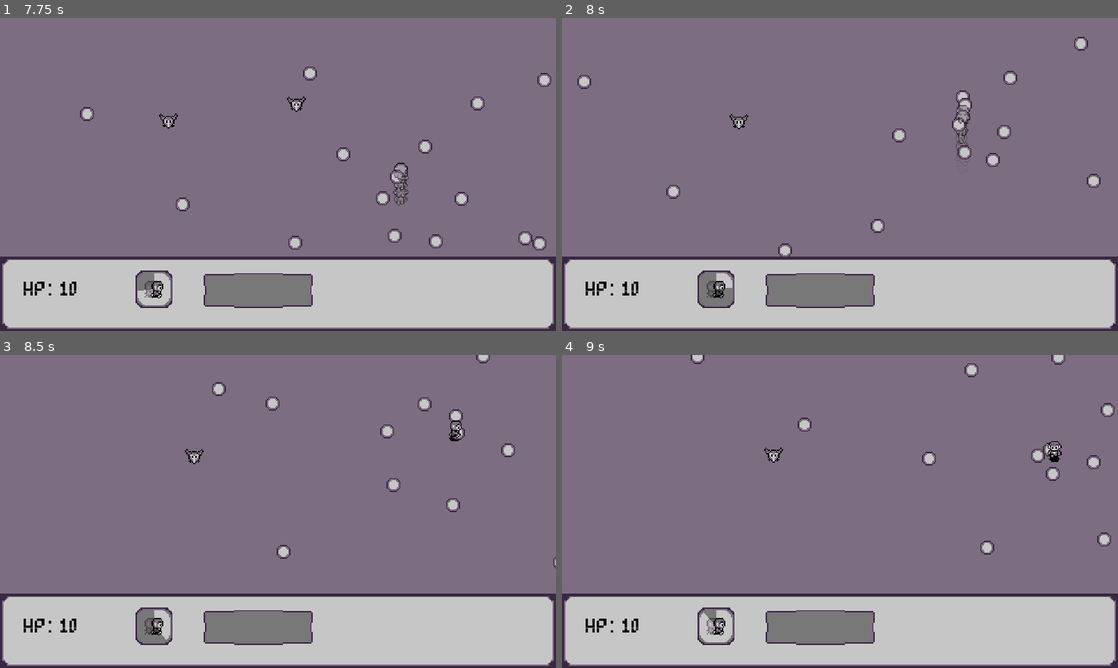
Above: before the commit, frames 1-4 (two rows, left to right).
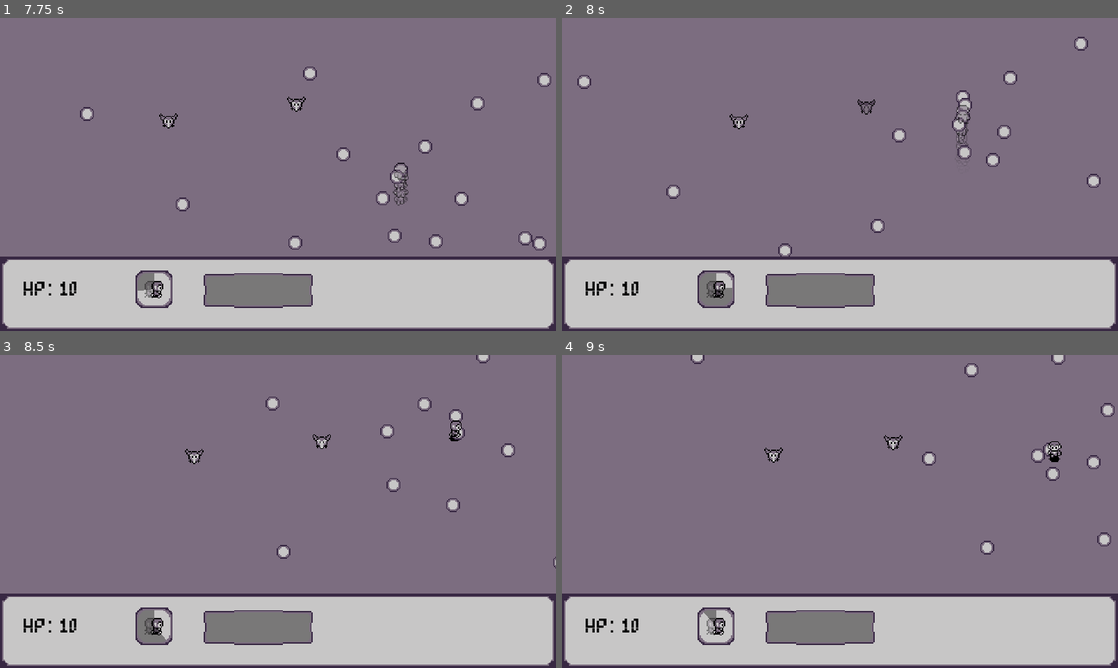
Above: after the commit, the same moments.

Repository: SantiagoBoscan07/Project-Cypher
Game: Godot game, scene res://Scenes/Menu/menu.tscn
Two runs of this game, one before a commit and one after it. Both use one fixed random seed, a clock stepped at 60 frames per second and the inputs below.
Inputs (mouse positions are in pixels of both pictures, inside the frame that each line leads up to):
- Up to frame 1 (7.75 s): click "Play Game" at 0.5 s; tap Enter at 1.25 s; move the mouse to (400, 158) at 1.27 s; hold Right (moveRight) 1.28-2.03 s; hold Shift (dash) 1.28-2.03 s; click (400, 158) at 1.42 s; move the mouse to (166, 190) at 2.02 s; hold Down (moveDown) 2.03-2.78 s; tap Shift (dash) at 2.1, 3.05, 3.8, 5.1, 6.8, 7.55 s; move the mouse to (333, 105) at 2.77 s; hold Right (moveRight) 2.78-3.53 s; hold E (decipher) 2.78-3.53 s; move the mouse to (250, 237) at 3.52 s; hold Up (moveUp) 3.53-4.28 s; tap Space (shoot) at 3.6 s; click (250, 237) at 3.67 s; move the mouse to (444, 221) at 4.27 s; hold Shift (dash) 4.28-5.03 s; hold Left (moveLeft) 4.28-5.78 s; tap Q (shuffle) at 4.35 s; move the mouse to (111, 127) at 5.02 s; move the mouse to (305, 174) at 5.77 s; hold Down (moveDown) 5.78-6.53 s; hold Shift (dash) 5.78-6.53 s; click (305, 174) at 5.92 s; move the mouse to (194, 96) at 6.52 s; hold Right (moveRight) 6.53-7.28 s; tap E (decipher) at 6.6 s; move the mouse to (400, 158) at 7.27 s; hold Up (moveUp) from 7.28 s (still down); hold Space (shoot) from 7.28 s (still down)
- Up to frame 2 (8 s): keep holding Up (moveUp); keep holding Space (shoot)
- Up to frame 3 (8.5 s): move the mouse to (166, 527) at 8.02 s; release Up (moveUp) at 8.03 s; release Space (shoot) at 8.03 s; hold Right (moveRight) from 8.03 s (still down); tap Q (shuffle) at 8.1 s; click (166, 527) at 8.17 s; tap Shift (dash) at 8.3 s
- Up to frame 4 (9 s): move the mouse to (895, 442) at 8.77 s; release Right (moveRight) at 8.78 s; hold Down (moveDown) from 8.78 s (still down); hold Shift (dash) from 8.78 s (still down)

Frame 1 is identical in both runs. In frame 2, less than 0.1% of the frame differs, in the area x 53-57%, y 26-31%; in frame 3, 0.1%; in frame 4, 0.1%, in the area x 42-62%, y 20-31%.

Commit message:
Dash Attack and Cross enemies

Diff:
--- a/project-cypher/Scenes/Enemy/MovingEnemy.tscn
+++ b/project-cypher/Scenes/Enemy/MovingEnemy.tscn
@@ -51,6 +51,21 @@
 "flying": SubResource("Animation_jf1p2")
 }
 
+[sub_resource type="Animation" id="Animation_0cqpd"]
+length = 0.001
+tracks/0/type = "value"
+tracks/0/imported = false
+tracks/0/enabled = true
+tracks/0/path = NodePath("../..:modulate")
+tracks/0/interp = 1
+tracks/0/loop_wrap = true
+tracks/0/keys = {
+"times": PackedFloat32Array(0),
+"transitions": PackedFloat32Array(1),
+"update": 0,
+"values": [Color(1, 1, 1, 1)]
+}
+
 [sub_resource type="Animation" id="Animation_cqsdo"]
 resource_name = "flash"
 length = 0.2
@@ -65,21 +80,6 @@
 "transitions": PackedFloat32Array(1, 1),
 "update": 0,
 "values": [Color(0.486275, 0.427451, 0.501961, 0.784314), Color(1, 1, 1, 1)]
-}
-
-[sub_resource type="Animation" id="Animation_0cqpd"]
-length = 0.001
-tracks/0/type = "value"
-tracks/0/imported = false
-tracks/0/enabled = true
-tracks/0/path = NodePath("../..:modulate")
-tracks/0/interp = 1
-tracks/0/loop_wrap = true
-tracks/0/keys = {
-"times": PackedFloat32Array(0),
-"transitions": PackedFloat32Array(1),
-"update": 0,
-"values": [Color(1, 1, 1, 1)]
 }
 
 [sub_resource type="AnimationLibrary" id="AnimationLibrary_t6cel"]
@@ -171,6 +171,7 @@
 
 [node name="Health" type="Node" parent="Components/Misc"]
 script = ExtResource("4_wu48a")
+health = 5
 
 [node name="Hurt" type="Node" parent="Components/Misc" node_paths=PackedStringArray("health", "hurtbox")]
 script = ExtResource("5_2cdik")
--- a/project-cypher/Scenes/Player/player.tscn
+++ b/project-cypher/Scenes/Player/player.tscn
@@ -130,6 +130,21 @@
 states/Move/position = Vector2(653, 100)
 transitions = ["Start", "Idle", SubResource("AnimationNodeStateMachineTransition_n8ab7"), "Idle", "Move", SubResource("AnimationNodeStateMachineTransition_uj0tl"), "Move", "Idle", SubResource("AnimationNodeStateMachineTransition_n7msu")]
 
+[sub_resource type="Animation" id="Animation_7ujb7"]
+length = 0.001
+tracks/0/type = "value"
+tracks/0/imported = false
+tracks/0/enabled = true
+tracks/0/path = NodePath("../..:modulate")
+tracks/0/interp = 1
+tracks/0/loop_wrap = true
+tracks/0/keys = {
+"times": PackedFloat32Array(0),
+"transitions": PackedFloat32Array(1),
+"update": 0,
+"values": [Color(1, 1, 1, 1)]
+}
+
 [sub_resource type="Animation" id="Animation_wq2fd"]
 resource_name = "flash"
 length = 0.5
@@ -147,21 +162,6 @@
 "values": [Color(0.486275, 0.427451, 0.501961, 0.784314), Color(1, 1, 1, 1)]
 }
 
-[sub_resource type="Animation" id="Animation_7ujb7"]
-length = 0.001
-tracks/0/type = "value"
-tracks/0/imported = false
-tracks/0/enabled = true
-tracks/0/path = NodePath("../..:modulate")
-tracks/0/interp = 1
-tracks/0/loop_wrap = true
-tracks/0/keys = {
-"times": PackedFloat32Array(0),
-"transitions": PackedFloat32Array(1),
-"update": 0,
-"values": [Color(1, 1, 1, 1)]
-}
-
 [sub_resource type="AnimationLibrary" id="AnimationLibrary_50vyj"]
 _data = {
 "RESET": SubResource("Animation_7ujb7"),
@@ -352,7 +352,7 @@
 script = ExtResource("9_86i7t")
 body = NodePath("../../..")
 
-[node name="Dash" type="Node2D" parent="Components/Moveset" node_paths=PackedStringArray("player", "hurtbox", "dashDuration", "dashCooldown", "dashClones", "sprite")]
+[node name="Dash" type="Node2D" parent="Components/Moveset" node_paths=PackedStringArray("player", "hurtbox", "dashDuration", "dashCooldown", "dashClones", "sprite", "hitbox", "collision")]
 script = ExtResource("13_531wn")
 player = NodePath("../../..")
 hurtbox = NodePath("../../../Body/Areas/Hurtbox")
@@ -360,6 +360,8 @@
 dashCooldown = NodePath("../../../Timer/DashCooldown")
 dashClones = NodePath("../../../Body/Particles/DashParticles")
 sprite = NodePath("../../../Body/Sprites")
+hitbox = NodePath("../../../Body/Areas/Hitbox")
+collision = NodePath("../../../Collision")
 
 [node name="Misc" type="Node" parent="Components"]
 
--- a/project-cypher/Scripts/Player/Dash.gd
+++ b/project-cypher/Scripts/Player/Dash.gd
@@ -7,6 +7,8 @@
 @export var dashClones: GPUParticles2D
 @export var sprite: Node2D
 @export var isClone: bool = false
+@export var hitbox: Hitbox
+@export var collision: CollisionShape2D
 var canDash: bool = true
 var boostSpeed
 var normalSpeed
@@ -28,6 +30,8 @@
 	boostSpeed = player.playerSpeed * 2
 	player.playerSpeed = boostSpeed
 	canDash = false
+	hitbox.process_mode = 0
+	collision.set_deferred("disabled", 1)
 	Signals.emit_signal("dashProgress", dashDuration.wait_time)
 
 
@@ -45,6 +49,8 @@
 		dashClones.emitting = false
 		sprite.modulate.a = 1
 	player.playerSpeed = normalSpeed
+	collision.set_deferred("disabled", 0)
+	hitbox.process_mode = 4
 	Signals.emit_signal("dashCooldownProgress", dashCooldown.wait_time)
 	dashCooldown.start()
 
Not shown: 1 places in project-cypher/Scenes/Test/test.tscn that only renumber resources
